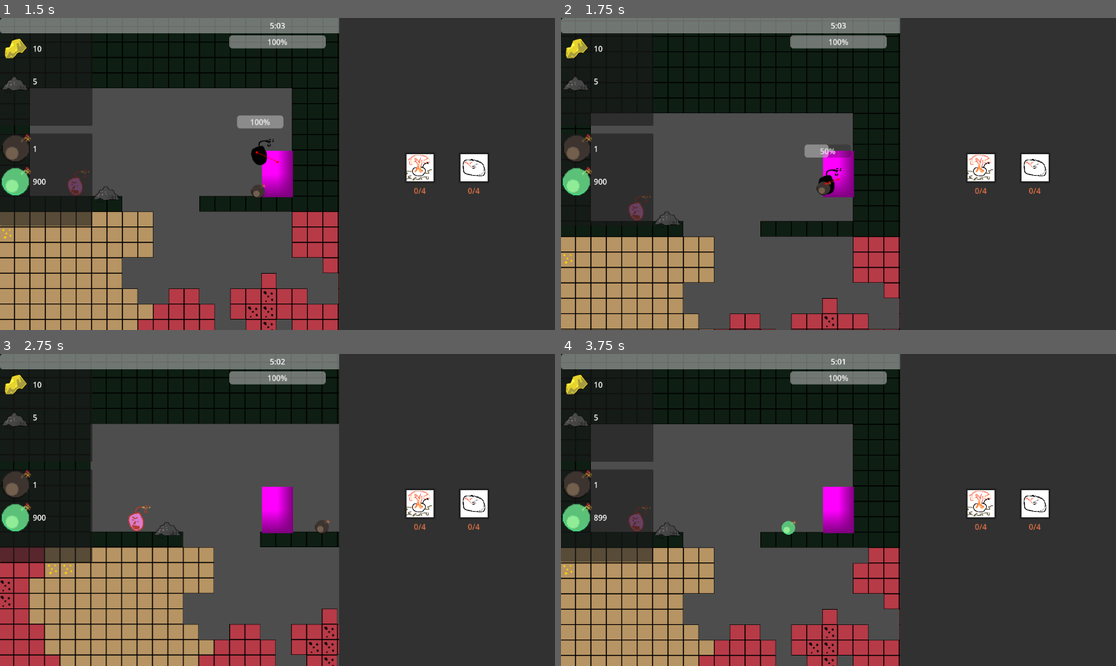
Above: before the commit, frames 1-4 (two rows, left to right).
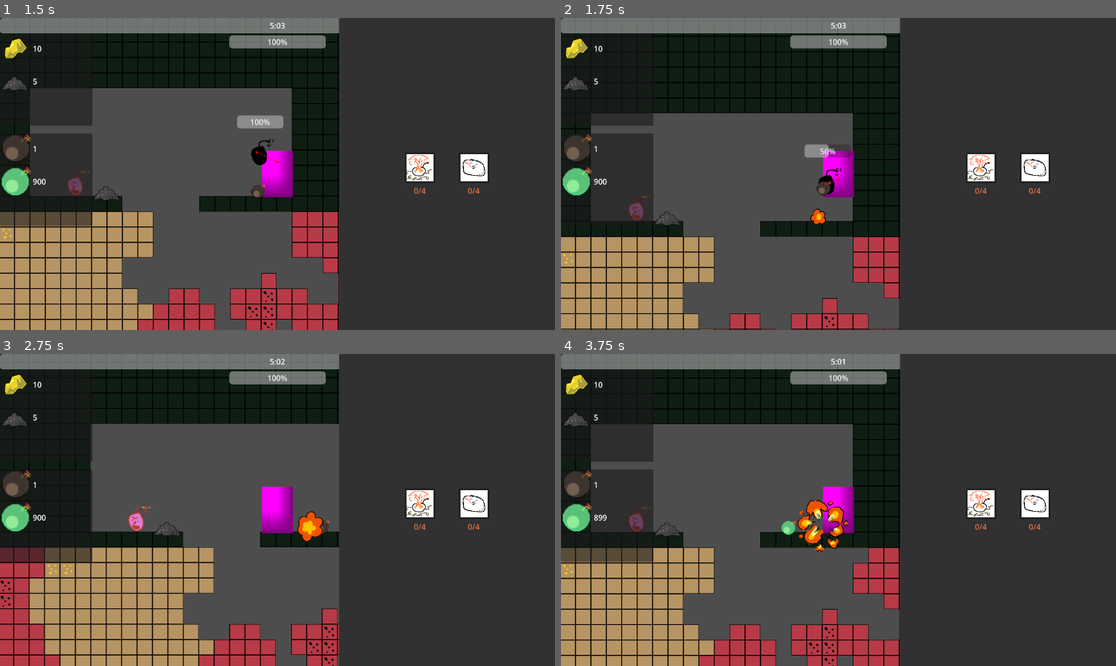
Above: after the commit, the same moments.

Repository: DevFTB/LD57
Game: Godot game, scene res://game.tscn
The game is run twice, just before and just after one commit, with the same random seed, the same clock (stepped at 60 frames per second) and the same inputs. Sound files missing from this copy of the repository are replaced by a short silence.
Inputs (mouse positions are in pixels of both pictures, inside the frame that each line leads up to):
- Up to frame 1 (1.5 s): move the mouse to (399, 158) at 0.52 s; hold D (move_right) from 0.53 s (still down); click (399, 158) at 0.6 s; tap W (jump) at 0.77 s; move the mouse to (166, 189) at 1.27 s; tap E (interact) at 1.35 s
- Up to frame 2 (1.75 s): keep holding D (move_right); tap W (jump) at 1.52 s; click (727, 189) at 1.55 s
- Up to frame 3 (2.75 s): move the mouse to (333, 441) at 2.02 s; release D (move_right) at 2.03 s; hold A (move_left) from 2.03 s (still down); hold 1 (select_bomb_1) from 2.03 s (still down); click (333, 441) at 2.3 s
- Up to frame 4 (3.75 s): move the mouse to (810, 572) at 2.77 s; release A (move_left) at 2.78 s; release 1 (select_bomb_1) at 2.78 s; hold D (move_right) from 2.78 s (still down); tap 2 (select_bomb_2) at 2.85 s; tap W (jump) at 3.02 s; click (810, 572) at 3.05 s; move the mouse to (1005, 556) at 3.52 s; tap 3 (select_bomb_3) at 3.6 s

Frame 1 is identical in both runs. In frame 2, 0.1% of the frame differs, in the area x 44-48%, y 61-67%; in frame 3, 0.3%; in frame 4, 0.7%, in the area x 42-52%, y 46-64%.

Commit message:
bomb explosion anim and sfx (#45)
* bomb explosion anim and sfx

* Fixed broken signal

* added new explosion animation

---------

Co-authored-by: Aditha Doratiyawa <indegamedev@gmail.com>

Diff:
--- a/default_bus_layout.tres
+++ /dev/null
@@ -1,9 +0,0 @@
-[gd_resource type="AudioBusLayout" load_steps=0 format=3 uid="uid://ktxyn4sbn8h7"]
-
-[resource]
-bus/1/name = &"Music"
-bus/1/solo = false
-bus/1/mute = false
-bus/1/bypass_fx = false
-bus/1/volume_db = 0.0
-bus/1/send = &"Master"
--- /dev/null
+++ b/entities/throwables/bomb/bomb_explode.gd
@@ -0,0 +1,12 @@
+extends AnimatedSprite2D
+
+@export var adjustment: float = 1.0
+const FRAME_SIZE := 512
+
+var radius: float
+func _ready():
+	var scale_factor := radius * 32 / FRAME_SIZE * adjustment
+	scale = Vector2.ONE * scale_factor
+	$AudioStreamPlayer2D.finished.connect(queue_free)
+	$AudioStreamPlayer2D.pitch_scale = randf_range(0.7, 1.3)
+	animation_finished.connect(hide)
--- /dev/null
+++ b/entities/throwables/bomb/bomb_explode.tscn
@@ -0,0 +1,84 @@
+[gd_scene load_steps=13 format=3 uid="uid://briwqk6mcgr80"]
+
+[ext_resource type="Texture2D" uid="uid://742ksqijaejd" path="res://entities/throwables/bomb/explosion.png" id="1_sjum0"]
+[ext_resource type="AudioStream" uid="uid://c800xef1mh8vm" path="res://systems/music_sfx/files/sfx/explosion.wav" id="2_33yin"]
+[ext_resource type="Script" uid="uid://bavlfh8rdvqqv" path="res://entities/throwables/bomb/bomb_explode.gd" id="2_sjum0"]
+
+[sub_resource type="AtlasTexture" id="AtlasTexture_1lo4m"]
+atlas = ExtResource("1_sjum0")
+region = Rect2(0, 0, 512, 512)
+
+[sub_resource type="AtlasTexture" id="AtlasTexture_mde8y"]
+atlas = ExtResource("1_sjum0")
+region = Rect2(512, 0, 512, 512)
+
+[sub_resource type="AtlasTexture" id="AtlasTexture_kn8e3"]
+atlas = ExtResource("1_sjum0")
+region = Rect2(1024, 0, 512, 512)
+
+[sub_resource type="AtlasTexture" id="AtlasTexture_0vdos"]
+atlas = ExtResource("1_sjum0")
+region = Rect2(1536, 0, 512, 512)
+
+[sub_resource type="AtlasTexture" id="AtlasTexture_2ch6x"]
+atlas = ExtResource("1_sjum0")
+region = Rect2(2048, 0, 512, 512)
+
+[sub_resource type="AtlasTexture" id="AtlasTexture_04wjh"]
+atlas = ExtResource("1_sjum0")
+region = Rect2(2560, 0, 512, 512)
+
+[sub_resource type="AtlasTexture" id="AtlasTexture_rtj4e"]
+atlas = ExtResource("1_sjum0")
+region = Rect2(3072, 0, 512, 512)
+
+[sub_resource type="AtlasTexture" id="AtlasTexture_8grp1"]
+atlas = ExtResource("1_sjum0")
+region = Rect2(3584, 0, 512, 512)
+
+[sub_resource type="SpriteFrames" id="SpriteFrames_1lo4m"]
+animations = [{
+"frames": [{
+"duration": 1.0,
+"texture": SubResource("AtlasTexture_1lo4m")
+}, {
+"duration": 1.0,
+"texture": SubResource("AtlasTexture_mde8y")
+}, {
+"duration": 1.0,
+"texture": SubResource("AtlasTexture_kn8e3")
+}, {
+"duration": 1.0,
+"texture": SubResource("AtlasTexture_0vdos")
+}, {
+"duration": 1.0,
+"texture": SubResource("AtlasTexture_2ch6x")
+}, {
+"duration": 1.0,
+"texture": SubResource("AtlasTexture_04wjh")
+}, {
+"duration": 1.0,
+"texture": SubResource("AtlasTexture_rtj4e")
+}, {
+"duration": 1.0,
+"texture": SubResource("AtlasTexture_8grp1")
+}],
+"loop": false,
+"name": &"explode",
+"speed": 12.0
+}]
+
+[node name="AnimatedSprite2D" type="AnimatedSprite2D"]
+sprite_frames = SubResource("SpriteFrames_1lo4m")
+animation = &"explode"
+autoplay = "explode"
+frame = 7
+frame_progress = 1.0
+script = ExtResource("2_sjum0")
+adjustment = 1.3
+
+[node name="AudioStreamPlayer2D" type="AudioStreamPlayer2D" parent="."]
+stream = ExtResource("2_33yin")
+volume_db = -5.0
+autoplay = true
+bus = &"Sound FX"
--- a/entities/throwables/bomb/throwable_bomb_entity.gd
+++ b/entities/throwables/bomb/throwable_bomb_entity.gd
@@ -11,6 +11,9 @@
 
 @onready var explosion_timer: Timer = $ExplosionTimer
 @onready var hitbox_component: HitboxComponent = $HitboxComponent
+
+@onready var explosion_animation_scene = preload("res://entities/throwables/bomb/bomb_explode.tscn")
+
 
 func _ready() -> void:
 	sprite_2d.texture = bomb_type.bomb_icon
@@ -31,4 +34,12 @@
 func explode() -> void:
 	exploded.emit()
 	hitbox_component.damage_overlapping_hurtboxes()
-	animation_player.play("explode")
+
+	var explosion_animation = explosion_animation_scene.instantiate()
+	explosion_animation.radius = bomb_type.explosion_radius
+	get_tree().get_first_node_in_group("world").add_child(explosion_animation)
+
+	explosion_animation.global_position = global_position
+	queue_free()
+
+	#animation_player.play("explode")
--- a/entities/throwables/bomb/throwable_bomb_entity.tscn
+++ b/entities/throwables/bomb/throwable_bomb_entity.tscn
@@ -30,7 +30,7 @@
 tracks/0/interp = 1
 tracks/0/loop_wrap = true
 tracks/0/keys = {
-"times": PackedFloat32Array(1),
+"times": PackedFloat32Array(0),
 "transitions": PackedFloat32Array(1),
 "values": [{
 "args": [],
--- a/game.tscn
+++ b/game.tscn
@@ -38,7 +38,7 @@
 script = ExtResource("1_j5wjh")
 bomb_timer_starting_value = 305.0
 
-[node name="World" type="Node2D" parent="."]
+[node name="World" type="Node2D" parent="." groups=["world"]]
 script = ExtResource("2_hve3p")
 
 [node name="Level" type="Node2D" parent="World"]
--- a/project.godot
+++ b/project.godot
@@ -16,7 +16,7 @@
 
 [audio]
 
-buses/default_bus_layout="res://systems/music_sfx/default_bus_layout.tres"
+buses/default_bus_layout="uid://ktxyn4sbn8h7"
 
 [global_group]
 
--- a/systems/music_sfx/default_bus_layout.tres
+++ b/systems/music_sfx/default_bus_layout.tres
@@ -1,9 +1,20 @@
-[gd_resource type="AudioBusLayout" load_steps=0 format=3 uid="uid://ktxyn4sbn8h7"]
+[gd_resource type="AudioBusLayout" load_steps=2 format=3 uid="uid://ktxyn4sbn8h7"]
+
+[sub_resource type="AudioEffectCompressor" id="AudioEffectCompressor_03nvl"]
+resource_name = "Compressor"
 
 [resource]
 bus/1/name = &"Music"
 bus/1/solo = false
 bus/1/mute = false
 bus/1/bypass_fx = false
-bus/1/volume_db = 0.0
+bus/1/volume_db = 0.0672607
 bus/1/send = &"Master"
+bus/2/name = &"Sound FX"
+bus/2/solo = false
+bus/2/mute = false
+bus/2/bypass_fx = false
+bus/2/volume_db = 0.0
+bus/2/send = &"Master"
+bus/2/effect/0/effect = SubResource("AudioEffectCompressor_03nvl")
+bus/2/effect/0/enabled = true
--- a/systems/music_sfx/music.tscn
+++ b/systems/music_sfx/music.tscn
@@ -13,9 +13,12 @@
 
 [node name="Depth1" type="AudioStreamPlayer" parent="."]
 stream = ExtResource("2_gubim")
+bus = &"Music"
 
 [node name="Depth2" type="AudioStreamPlayer" parent="."]
 stream = ExtResource("3_qo2mo")
+bus = &"Music"
 
 [node name="Depth3" type="AudioStreamPlayer" parent="."]
 stream = ExtResource("4_n06wh")
+bus = &"Music"
Not shown, added: entities/throwables/bomb/bomb_explode.gd.uid
Binary file added: entities/throwables/bomb/explosion.png
Not shown, added: entities/throwables/bomb/explosion.png.import
Not shown: 1 places in game.tscn that only renumber resources
Not shown, added: systems/music_sfx/files/sfx/explosion.wav.import
Not shown, added: systems/music_sfx/files/sfx/explosion.wav
